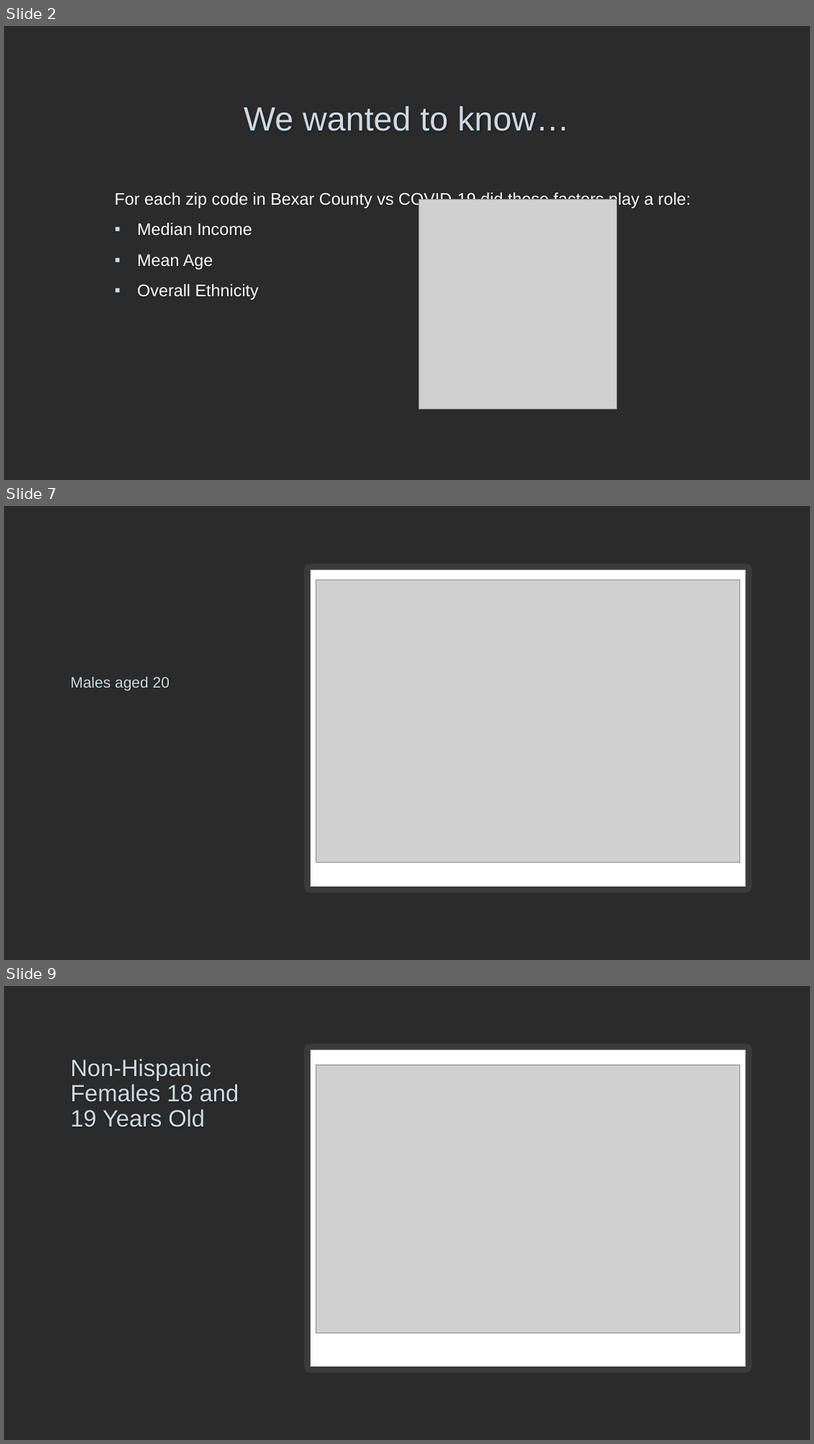
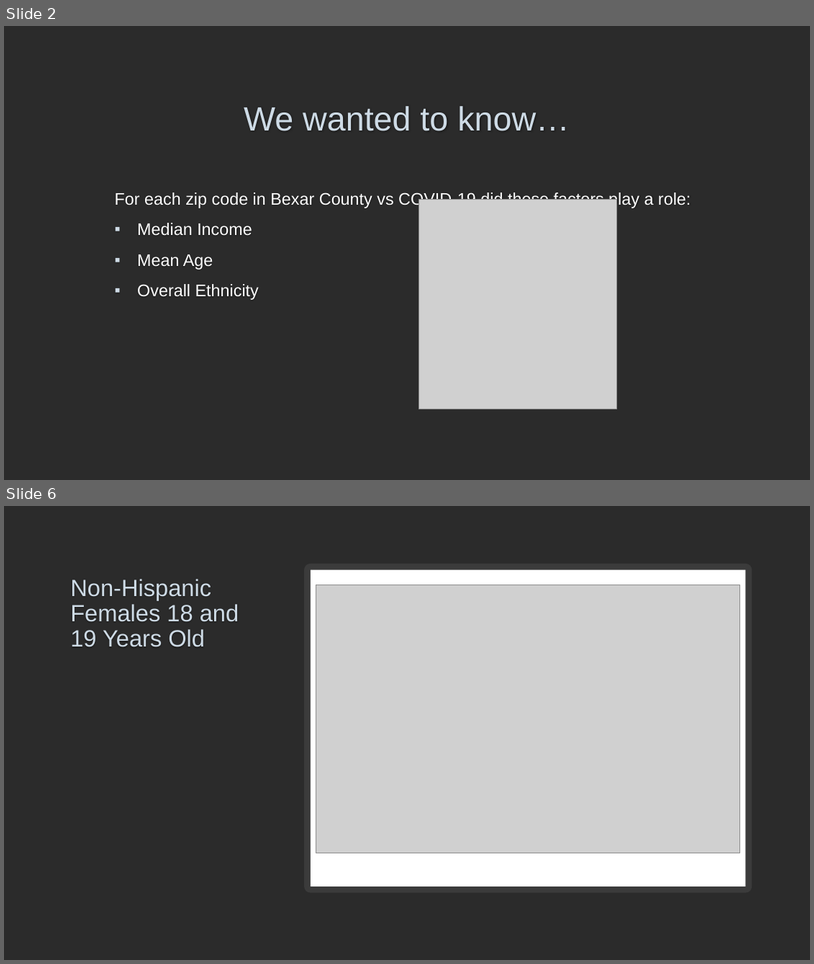
Before and after one commit to bakerv/COVID19, a slide deck: Bexar County COVID-19 by the Numbers.pptx. Shown one above the other, each under a label of ours: slides 2, 7 and 9 before the commit, slides 2 and 6 after it; the slides between them are not shown. The pictures are 814x1444 and 814x964 pixels, drawn with LibreOffice and Linux fonts; fonts in the diff are those of the drawing; grey boxes stand for pictures; background and template pictures are left out; a plain dark background stands for a picture behind light text. Boxes give left, top, right and bottom in pixels: in the first picture for what was removed or moved away, otherwise in the second. Text is boxed around its words. In the diff, an @@ line names an element or a change of style, - is before the commit and + after.

```diff
--- a/Bexar County COVID-19 by the Numbers.pptx
+++ b/Bexar County COVID-19 by the Numbers.pptx
@@ slide 7 removed at [4,506,810,960], background picture (left out) @@
@@ rectangle removed at [311,570,746,886] @@
@@ picture removed at [316,580,741,862] @@
@@ text removed at [70,677,170,691] @@
-Males aged 20
@@ what was slide 9 is now slide 6 @@
```
Also in this commit, not shown: 3 slides changed, 4 slides added, 2 other slides removed.
